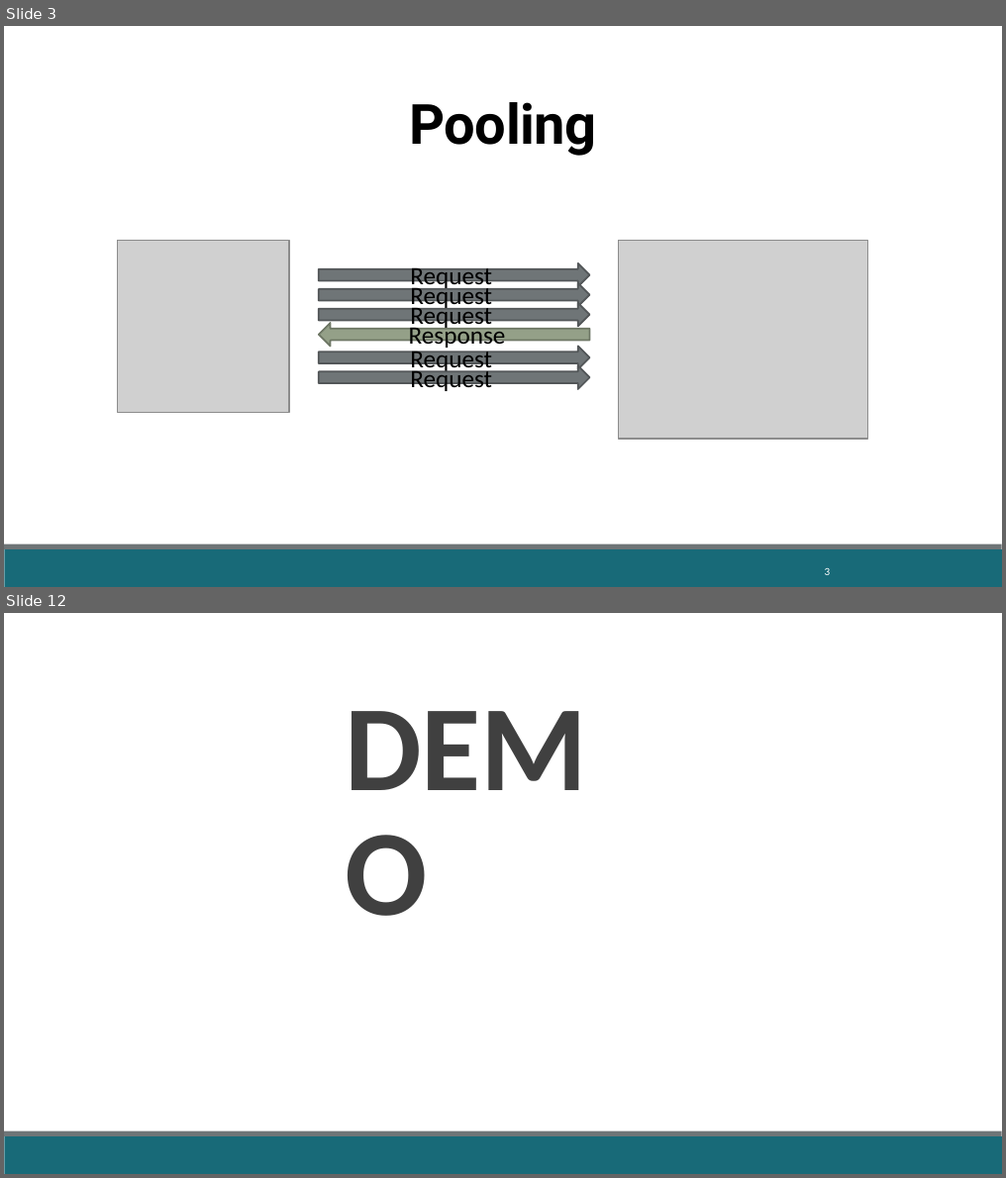
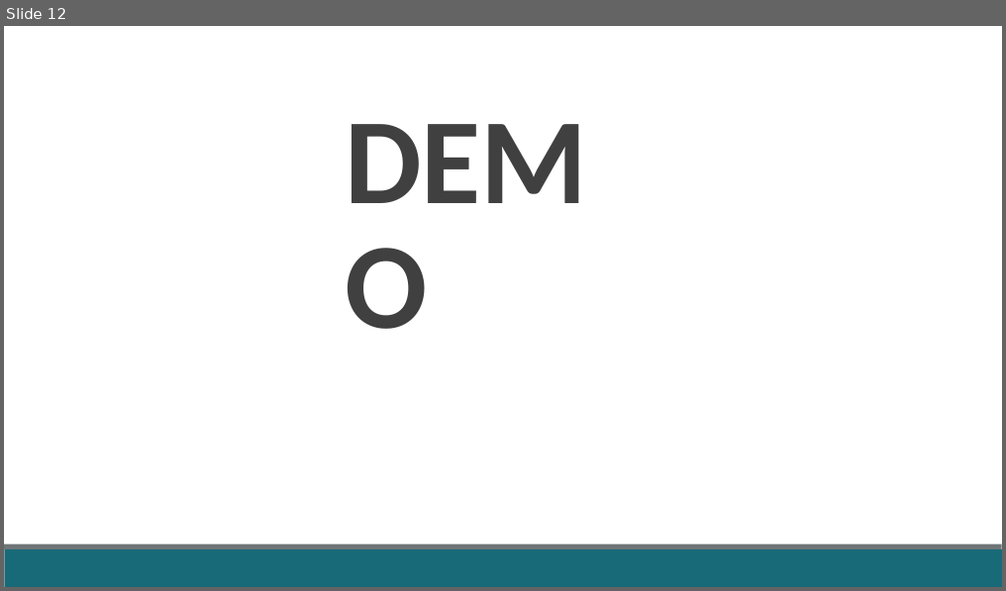
Before and after one commit to fabricioveronez/SignalR_Exemplos, a slide deck: docs/ApresentacaoWebAppForContainers.pptx. Shown one above the other, each under a label of ours: slides 3 and 12 before the commit, slide 12 after it; the slides between them are not shown. The pictures are 1006x1178 and 1006x591 pixels, drawn with LibreOffice and Linux fonts; fonts in the diff are those of the drawing; grey boxes stand for pictures. Boxes give left, top, right and bottom in pixels: in the first picture for what was removed or moved away, otherwise in the second. Text is boxed around its words. In the diff, an @@ line names an element or a change of style, - is before the commit and + after.

```diff
--- a/docs/ApresentacaoWebAppForContainers.pptx
+++ b/docs/ApresentacaoWebAppForContainers.pptx
@@ slide 3 removed at (4,26,1002,587), background #FFFFFF; not listed: 2 template elements that a slide beside it also shows @@
@@ title removed at (410,102,597,156) @@
-Pooling
@@ picture removed at (117,241,288,412) @@
@@ picture removed at (619,241,868,439) @@
@@ right arrow removed at (319,264,590,286) @@
-Request
@@ right arrow removed at (319,283,590,306) @@
-Request
@@ right arrow removed at (319,303,590,326) @@
-Request
@@ right arrow removed at (319,323,590,347) @@
-Response
@@ right arrow removed at (319,347,590,370) @@
-Request
@@ right arrow removed at (319,367,590,389) @@
-Request
@@ page number removed at (825,569,831,575) @@
-3
```
Also in this commit, not shown: 10 slides changed, 2 slides added.
